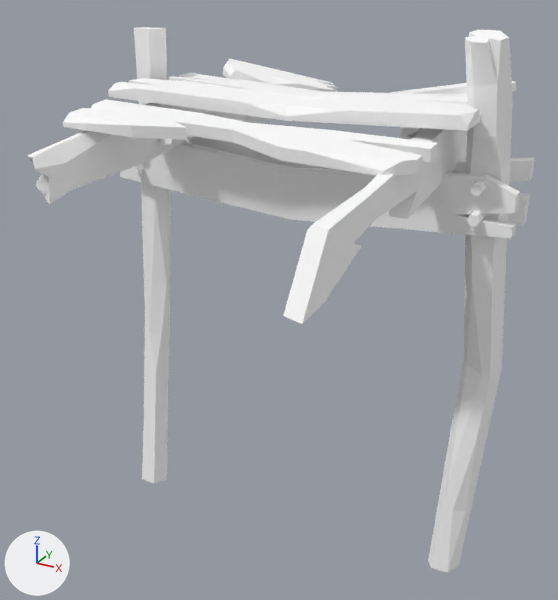
What one commit did to the glTF model public/siege/scifi/swamp_SM_Prop_Jetty_Broken_01.gltf.
One viewpoint serves both versions: a camera (50 mm lens) standing at (1.61, -3.0, 2.57) and looking at (-0.05, 0.01, 1.06). The axes (+X, +Y, +Z) are drawn at lower left. The lights are the same throughout. The first picture is the older version. Where no turn or scale is listed for an object, it has been applied to the vertices.

The first picture shows 'SM_Prop_Jetty_Broken_01'.
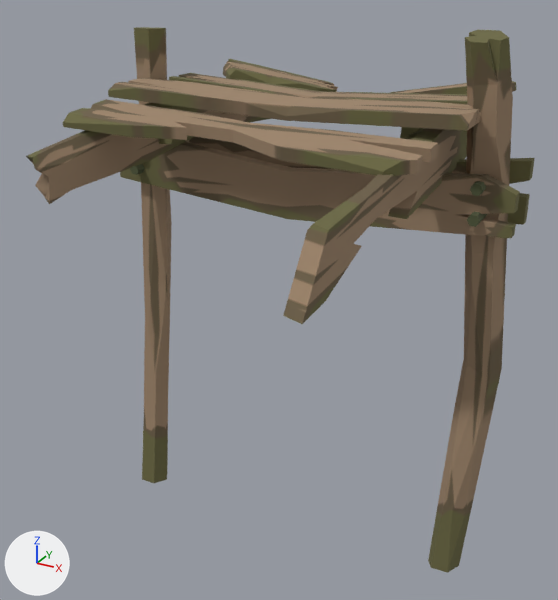
Pixel boxes (x1, y1, x2, y2) of what changed, in the pictures (558 x 600 px):
'SM_Prop_Jetty_Broken_01', surface changed (white to brown): (26, 27, 535, 573) in both

What the commit changed:
Picture 'PolygonNatureBiomes_Swamp_Texture_01' (img_polygonnaturebiomes_swamp_texture_01) is new.
In material 'lambert2043' (mat_lambert2043), base_color is no longer (1.0, 1.0, 1.0), white #ffffff.
In material 'lambert2043' (mat_lambert2043), texture is now set to img_polygonnaturebiomes_swamp_texture_01.
